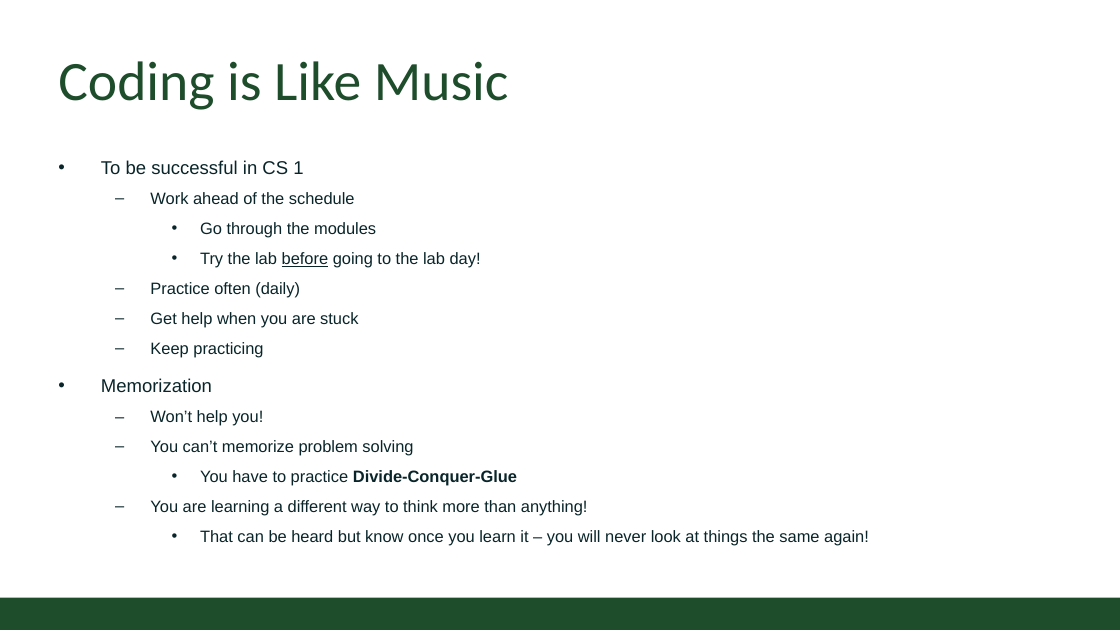
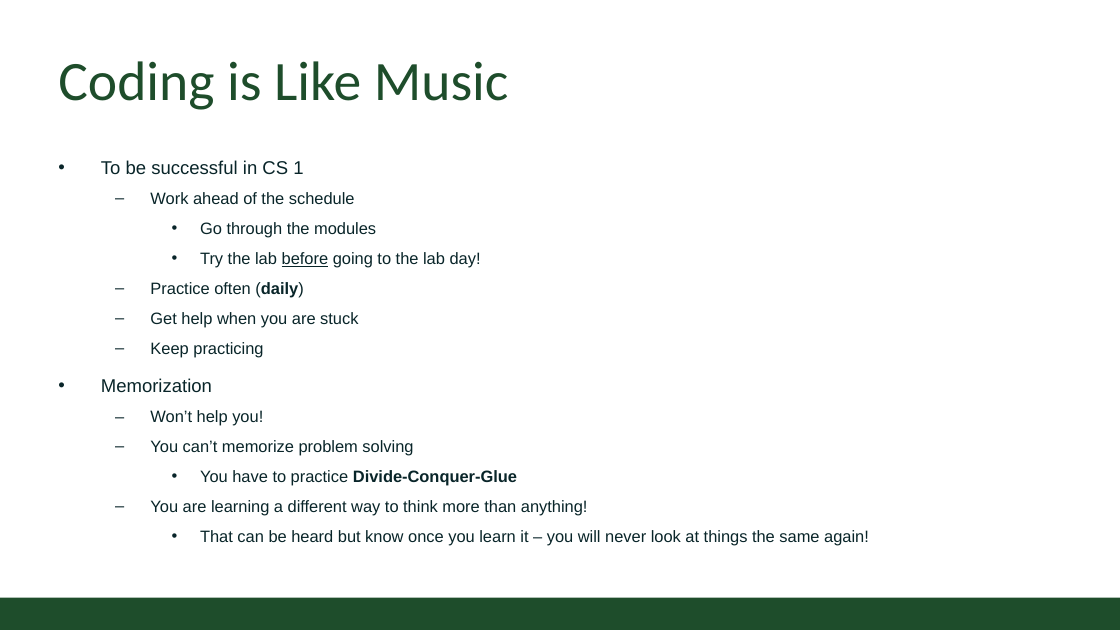
Before and after one commit to CSU-CompSci-CS163-4/Handouts, a slide deck: slide 11 of help session/week1/gold_format.pptx (slide 12 before the commit). Drawn at 1120x630 pixels with LibreOffice and Linux fonts; fonts in the diff are those of the drawing; background and template pictures are left out. Boxes give left, top, right and bottom in pixels: in the first picture for what was removed or moved away, otherwise in the second. Text is boxed around its words. In the diff, an @@ line names an element or a change of style, - is before the commit and + after.

```diff
--- a/help session/week1/gold_format.pptx
+++ b/help session/week1/gold_format.pptx
@@ text at [150,282,304,297]: bold on in "(daily)" @@
```
Also in this commit, not shown: 8 other slides changed, 1 slide removed.
